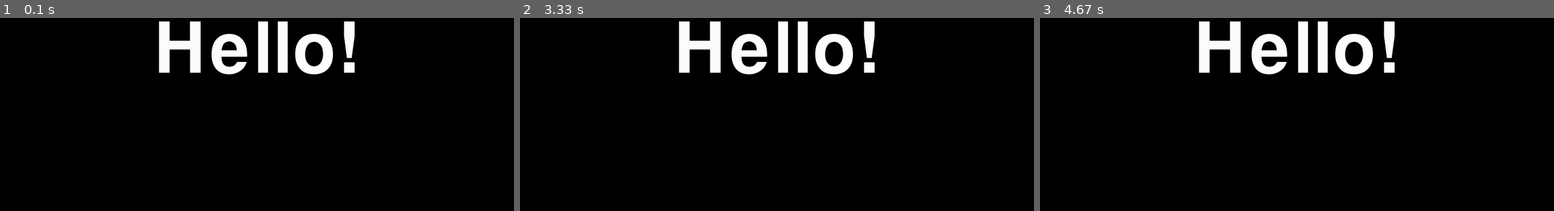
Above: before the commit, frames 1-3 (left to right).
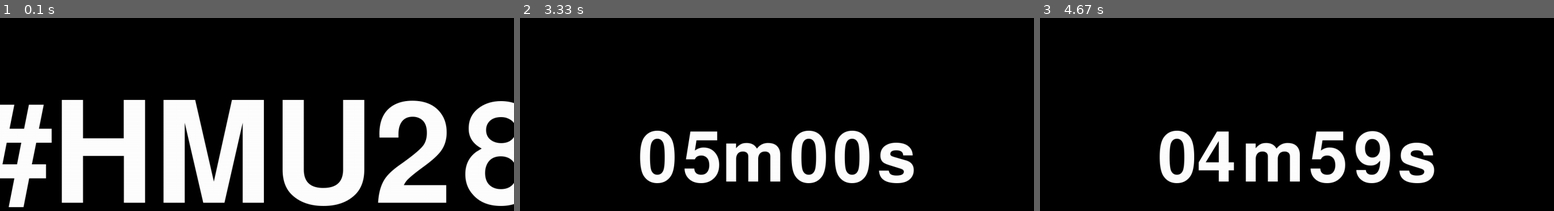
Above: after the commit, the same moments.

Repository: aaronfc/countdown
Game: pygame game, started from countdown/core-pygame.py
The game is run twice, just before and just after one commit, with the same random seed, the same clock (stepped at 60 frames per second) and the same inputs. The source is Python 2; it was converted automatically to run under Python 3.
Inputs:
- Up to frame 1 (0.1 s): no input
- Up to frame 2 (3.33 s): no input
- Up to frame 3 (4.67 s): tap Space at 3.33 s

The runs differ from the first frame. In frame 1, 33% of the frame differs, in the area x 0-100%, y 1-99%; in frame 2, 12%; in frame 3, 11%.

Commit message:
Extracting Counter class

Diff:
--- /dev/null
+++ b/countdown/Counter.py
@@ -0,0 +1,53 @@
+import time
+import math
+
+class Counter():
+    def __init__(self, initialValue, warningLimit, dangerLimit):
+        self.initialValue = initialValue
+        self.running = False
+        self.currentValue = initialValue
+        self.dangerLimit = dangerLimit
+        self.warningLimit = warningLimit
+        self.lastTick = None
+        self.text = ""
+        self.color = (255, 255, 255)
+
+    def start(self):
+        if self.currentValue == 0:
+            self.currentValue = self.initialValue
+        self.lastTick = time.time()
+        if not self.running:
+            self.running = True
+
+    def reset(self):
+        self.lastTick = time.time()
+        self.currentValue = self.initialValue
+
+    def stop(self):
+        self.running = False
+
+    def update(self):
+        if self.running:
+            newTick = time.time()
+            self.currentValue -= newTick - self.lastTick
+            self.lastTick = newTick
+        if self.currentValue > 0:
+            usefulValue = math.ceil(self.currentValue)
+            if usefulValue <= self.dangerLimit:
+                self.color = (255,50,50)
+            elif usefulValue <= self.warningLimit:
+                self.color = (255,255,100)
+            else:
+                self.color = (255, 255, 255)
+            self.text = time.strftime("%Mm%Ss", time.gmtime(usefulValue))
+        else:
+            self.currentValue = 0
+            self.running = False
+            self.text = "TIME'S UP!"
+            self.color = (148, 190, 0) # Tuenti Green
+
+    def isRunning(self):
+        return self.running
+
+    def getValue(self):
+        return self.currentValue
--- a/countdown/core-pygame.py
+++ b/countdown/core-pygame.py
@@ -1,27 +1,70 @@
 # -*- coding: utf-8 -*-
 import pygame
+import random
 import time
-import random
 from pyscope import pyscope
+from Counter import Counter
+from pygame.locals import *
+
+DONE = False
+IS_READY = True
+INITIAL_COUNTER = 300
+WARNING_LIMIT = 30
+DANGER_LIMIT = 10
+WELCOME_TIME = 3
 
 # Create an instance of the PyScope class
 scope = pyscope()
 screen = scope.screen
 pygame.display.set_caption('#HMU Timer')
 
-# Background
+# Initialize background
 background = pygame.Surface(screen.get_size())
 background = background.convert()
 background.fill((0, 0, 0))
 
-# Display some text
-font = pygame.font.Font(None, 256)
-text = font.render("Hello!", 1, (255, 255, 255))
+# Display welcome text
+font = pygame.font.Font(None, 512)
+text = font.render("#HMU28", 1, (255, 255, 255))
 textpos = text.get_rect()
 textpos.centerx = background.get_rect().centerx
+textpos.centery = background.get_rect().centery
 background.blit(text, textpos)
-
 screen.blit(background, (0,0))
 pygame.display.flip()
+time.sleep(WELCOME_TIME)
 
-time.sleep(10)
+counter = Counter(INITIAL_COUNTER, WARNING_LIMIT, DANGER_LIMIT)
+
+def draw(background, counter):
+    # Display some text
+    font = pygame.font.Font(None, 256)
+    text = font.render(counter.text, 1, counter.color)
+    textpos = text.get_rect()
+    textpos.centerx = background.get_rect().centerx
+    textpos.centery = background.get_rect().centery
+    background.blit(text, textpos)
+
+# Main loop
+while not DONE:
+    for event in pygame.event.get():
+        if event.type == pygame.QUIT:
+            DONE = True
+        elif event.type == KEYDOWN:
+            if event.key == K_ESCAPE:
+                DONE = True
+            elif event.key == K_SPACE:
+                if counter.isRunning():
+                    counter.stop()
+                else:
+                    counter.start()
+            elif event.key == K_r:
+                counter.reset()
+
+    background.fill((0, 0, 0))
+    if IS_READY:
+        draw(background, counter)
+        counter.update()
+
+    screen.blit(background, (0, 0))
+    pygame.display.flip()
--- a/countdown/pyscope.py
+++ b/countdown/pyscope.py
@@ -12,24 +12,25 @@
         if disp_no:
             print "I'm running under X display = {0}".format(disp_no)
 
-        # Check which frame buffer drivers are available
-        # Start with fbcon since directfb hangs with composite output
-        drivers = ['fbcon', 'directfb', 'svgalib']
-        found = False
-        for driver in drivers:
-            # Make sure that SDL_VIDEODRIVER is set
-            if not os.getenv('SDL_VIDEODRIVER'):
+        try:
+            pygame.display.init()
+        except pygame.error:
+            # Check which frame buffer drivers are available
+            # Start with fbcon since directfb hangs with composite output
+            drivers = ['fbcon', 'directfb', 'svgalib']
+            found = False
+            for driver in drivers:
                 os.putenv('SDL_VIDEODRIVER', driver)
-            try:
-                pygame.display.init()
-            except pygame.error:
-                print 'Driver: {0} failed.'.format(driver)
-                continue
-            found = True
-            break
+                try:
+                    pygame.display.init()
+                except pygame.error:
+                    print 'Driver: {0} failed.'.format(driver)
+                    continue
+                found = True
+                break
 
-        if not found:
-            raise Exception('No suitable video driver found!')
+            if not found:
+                raise Exception('No suitable video driver found!')
 
         size = (pygame.display.Info().current_w, pygame.display.Info().current_h)
         print "Framebuffer size: %d x %d" % (size[0], size[1])
